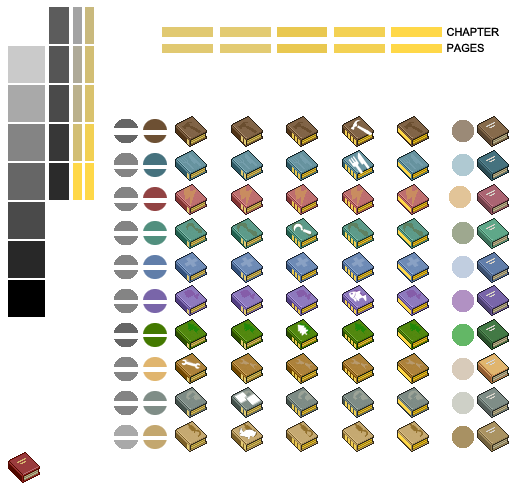
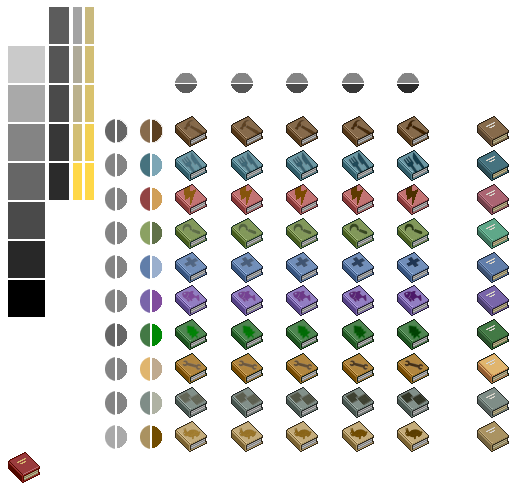
Before/after of a 511px x 487px layered artwork. What changed in the layer stack:
removed layer "Layer 10" over [239, 427, 257, 440]
removed layer "Layer 9" over [234, 391, 261, 406]
removed layer "Layer 8" over [351, 119, 372, 136]
removed layer "Layer 7" over [348, 152, 370, 175]
removed layer "Layer 6" over [181, 359, 201, 369]
removed layer "Layer 5" over [297, 324, 309, 336]
removed layer "Layer 4" over [293, 223, 312, 235]
removed layer "Layer 3" over [349, 290, 367, 302]
hid "counter bars" over [162, 27, 499, 450]
hid "pages colorize" (1st of 2, in "Design 2"), painted on it over [162, 43, 484, 449]
renamed "logos" to "logos - color", blend normal → color, moved it above "cover - colors", painted on it over [152, 119, 474, 449]
renamed "covers color" to "cover - colors", painted on it over [140, 117, 428, 451]
removed layer "splash color" (1st of 2, in "Design 2") (was color) from group "Design 2" over [143, 126, 422, 451]
renamed "row - splash" to "row - logso", moved it above "row - cover", painted on it over [114, 119, 427, 451]
painted on "row - cover" (1st of 2, in "Design 2" › "Selective Darkening") over [105, 119, 427, 451]
showed "col - cover" (1st of 2, in "Design 2" › "Selective Darkening"), painted on it over [175, 73, 428, 451]
renamed "col - splash" to "col - logos", showed it, painted on it over [175, 84, 427, 451]
